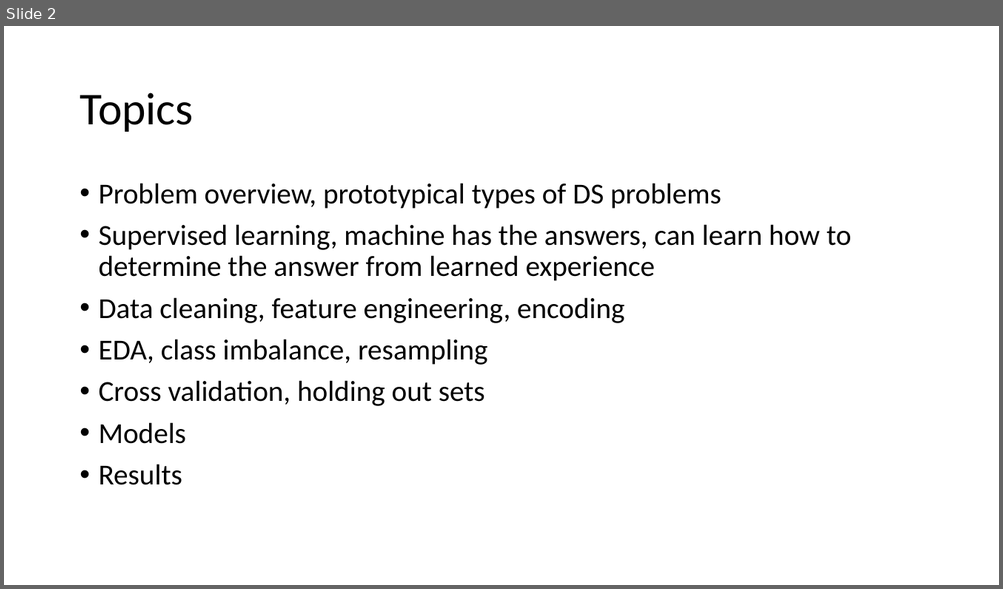
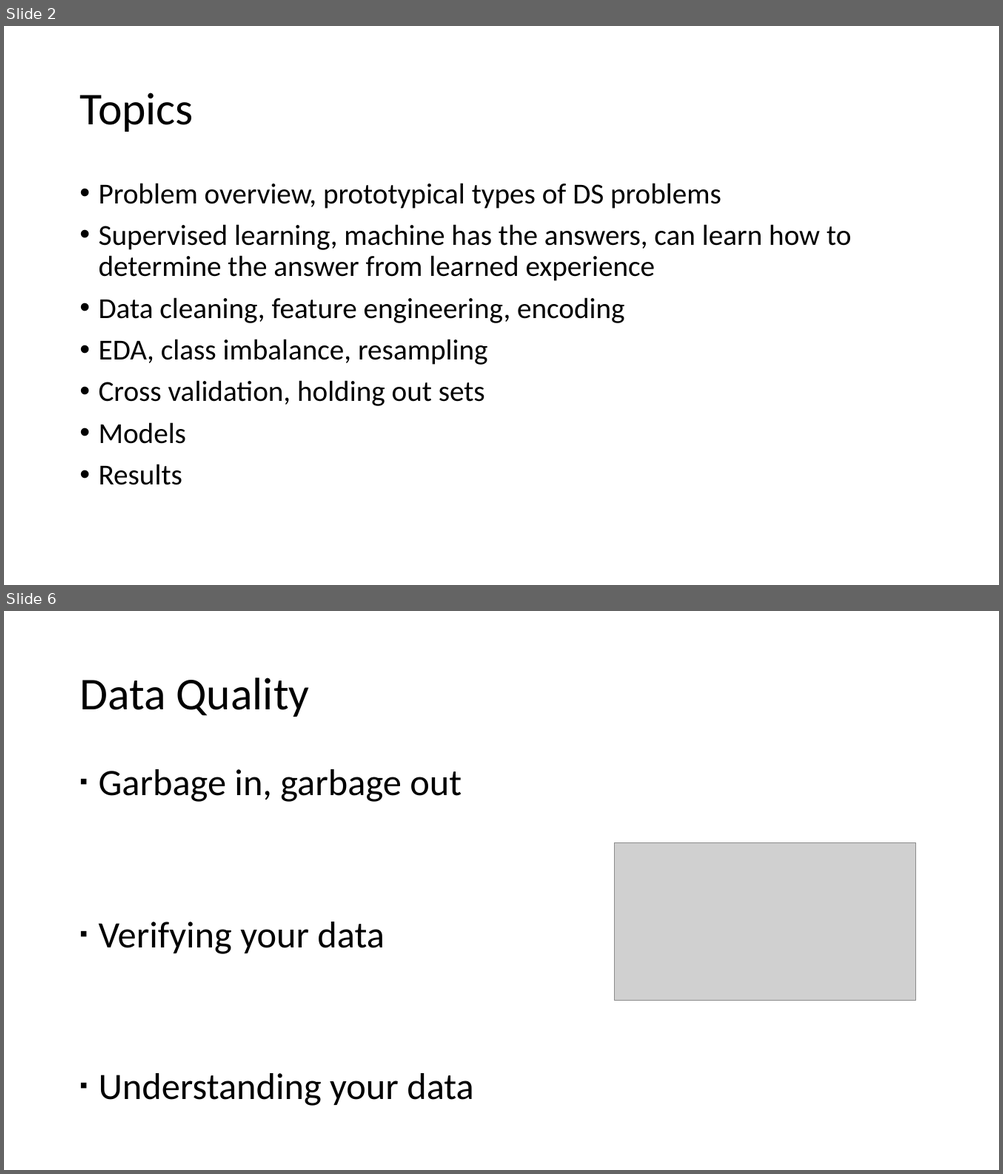
Before and after one commit to andy-j-block/census_income_predictions, a slide deck: slide_deck.pptx. Shown one above the other, each under a label of ours: slide 2 before the commit, slides 2 and 6 after it; the slides between them are not shown. The pictures are 1003x589 and 1003x1174 pixels, drawn with LibreOffice and Linux fonts; fonts in the diff are those of the drawing; grey boxes stand for pictures. Boxes give left, top, right and bottom in pixels: in the first picture for what was removed or moved away, otherwise in the second. Text is boxed around its words. In the diff, an @@ line names an element or a change of style, - is before the commit and + after.

```diff
--- a/slide_deck.pptx
+++ b/slide_deck.pptx
@@ slide 6 added at (4,611,999,1170), background #FFFFFF @@
@@ title added at (79,678,310,717), 44 pt, text #000000 @@
+Data Quality
@@ text added at (99,769,474,1106), 36 pt, text #000000 @@
+▪ Garbage in, garbage out
+▪ Verifying your data
+▪ Understanding your data
@@ picture added at (614,843,916,1000) @@
```
Also in this commit, not shown: 1 slide changed, 11 other slides added, 7 other files.
